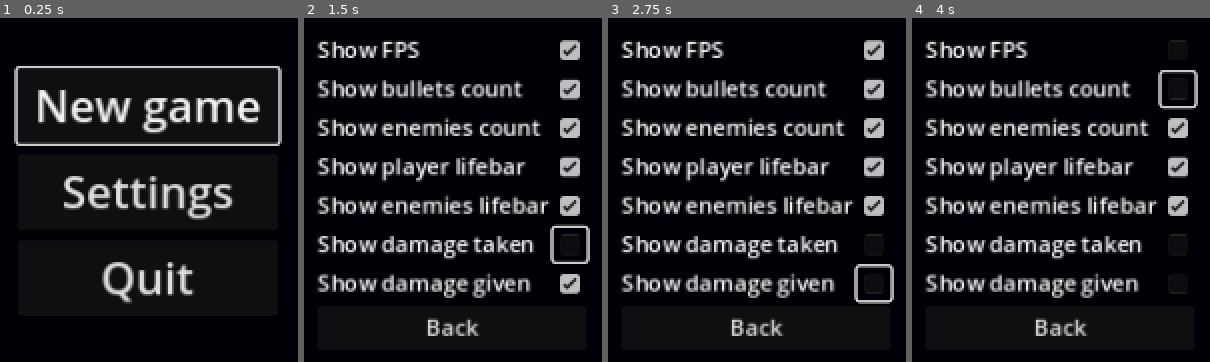
Above: before the commit, frames 1-4 (left to right).
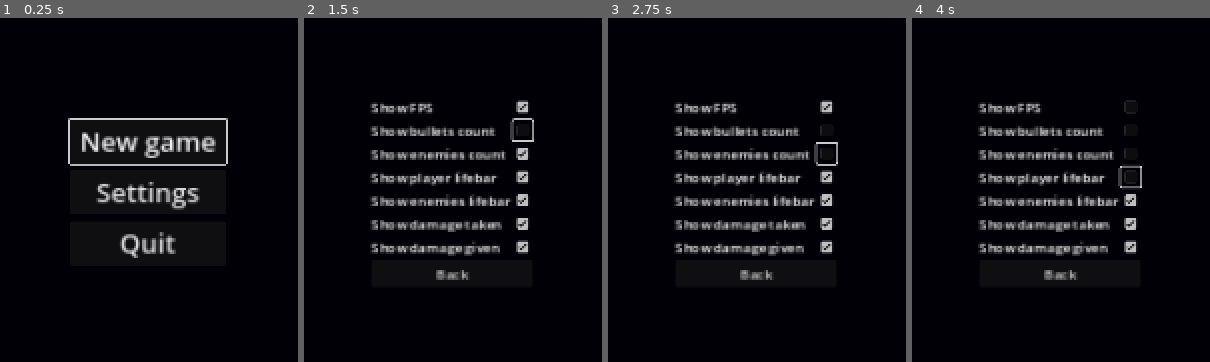
Above: after the commit, the same moments.

Repository: sebszczec/Bambo
Game: Godot game, scene res://scenes/start_menu.tscn
Two runs of this game, one before a commit and one after it. Both use one fixed random seed, a clock stepped at 60 frames per second and the inputs below.
Inputs (mouse positions are in pixels of both pictures, inside the frame that each line leads up to; where the layout moved, square brackets give the same spot in the first picture):
- Up to frame 1 (0.25 s): no input
- Up to frame 2 (1.5 s): click "Settings" at 0.5 s; click (521, 131) [569, 245] at 1.25 s
- Up to frame 3 (2.75 s): click (825, 152) [873, 282] at 2 s
- Up to frame 4 (4 s): click (1129, 107) [1177, 48] at 2.75 s; click (1129, 176) [1177, 90] at 3.5 s

The runs differ from the first frame. In frame 1, 15% of the frame differs, in the area x 4-95%, y 13-84%; in frame 2, 23%, in the area x 4-96%, y 6-93%; in frame 3, 23%; in frame 4, 22%.

Commit message:
work on gui

Diff:
--- a/project.godot
+++ b/project.godot
@@ -22,6 +22,8 @@
 
 [display]
 
+window/size/viewport_width=1920
+window/size/viewport_height=1080
 window/stretch/mode="canvas_items"
 
 [input]
--- a/scenes/settings_menu.tscn
+++ b/scenes/settings_menu.tscn
@@ -75,6 +75,12 @@
 [node name="Fps" type="CheckBox" parent="GridContainer/HBoxContainer/Checks"]
 layout_mode = 2
 
+[node name="BulletsCount" type="CheckBox" parent="GridContainer/HBoxContainer/Checks"]
+layout_mode = 2
+
+[node name="EnemiesCount" type="CheckBox" parent="GridContainer/HBoxContainer/Checks"]
+layout_mode = 2
+
 [node name="PlayerLifeBar" type="CheckBox" parent="GridContainer/HBoxContainer/Checks"]
 layout_mode = 2
 
@@ -87,21 +93,15 @@
 [node name="EnemyDamage" type="CheckBox" parent="GridContainer/HBoxContainer/Checks"]
 layout_mode = 2
 
-[node name="BulletsCount" type="CheckBox" parent="GridContainer/HBoxContainer/Checks"]
-layout_mode = 2
-
-[node name="EnemiesCount" type="CheckBox" parent="GridContainer/HBoxContainer/Checks"]
-layout_mode = 2
-
 [node name="BackButton" type="Button" parent="GridContainer"]
 layout_mode = 2
 text = "Back"
 
 [connection signal="toggled" from="GridContainer/HBoxContainer/Checks/Fps" to="." method="_on_fps_toggled"]
+[connection signal="toggled" from="GridContainer/HBoxContainer/Checks/BulletsCount" to="." method="_on_bullets_count_toggled"]
+[connection signal="toggled" from="GridContainer/HBoxContainer/Checks/EnemiesCount" to="." method="_on_enemies_count_toggled"]
 [connection signal="toggled" from="GridContainer/HBoxContainer/Checks/PlayerLifeBar" to="." method="_on_player_life_bar_toggled"]
 [connection signal="toggled" from="GridContainer/HBoxContainer/Checks/EnemyLifeBar" to="." method="_on_enemy_life_bar_toggled"]
 [connection signal="toggled" from="GridContainer/HBoxContainer/Checks/PlayerDamage" to="." method="_on_player_damage_toggled"]
 [connection signal="toggled" from="GridContainer/HBoxContainer/Checks/EnemyDamage" to="." method="_on_enemy_damage_toggled"]
-[connection signal="toggled" from="GridContainer/HBoxContainer/Checks/BulletsCount" to="." method="_on_bullets_count_toggled"]
-[connection signal="toggled" from="GridContainer/HBoxContainer/Checks/EnemiesCount" to="." method="_on_enemies_count_toggled"]
 [connection signal="pressed" from="GridContainer/BackButton" to="." method="_on_back_button_pressed"]
--- a/scenes/world.tscn
+++ b/scenes/world.tscn
@@ -6,15 +6,89 @@
 [ext_resource type="Script" path="res://scripts/game_logic.gd" id="1_ib5o5"]
 [ext_resource type="Script" path="res://scripts/world.gd" id="1_twfab"]
 [ext_resource type="Script" path="res://scripts/information_box.gd" id="2_0s2sw"]
+[ext_resource type="Texture2D" uid="uid://b0lkj0mqxepkp" path="res://resources/kenney_ui/shadow_bar.png" id="2_r3oad"]
+[ext_resource type="Texture2D" uid="uid://cptp57bt4v2y0" path="res://resources/kenney_ui/red_bar.png" id="3_p7qxo"]
+[ext_resource type="Texture2D" uid="uid://bqnlp20gumq0o" path="res://resources/kenney_ui/green_bar.png" id="4_ntn4d"]
+[ext_resource type="Texture2D" uid="uid://d2l2mqkf7t8ci" path="res://resources/kenney_ui/blue_bar.png" id="5_mptyy"]
 [ext_resource type="PackedScene" uid="uid://cf76yjmqmhyiw" path="res://scenes/pause_menu.tscn" id="7_cxjtb"]
 
 [sub_resource type="NavigationPolygon" id="NavigationPolygon_y1cda"]
-vertices = PackedVector2Array(2939, 1364, -1598, 1365.99, -1598, -1616, 2939, -1616.99)
+vertices = PackedVector2Array(2940, 1658, -1599.99, 1658, -1598, -1616, 2939, -1616.99)
 polygons = Array[PackedInt32Array]([PackedInt32Array(0, 1, 2, 3)])
-outlines = Array[PackedVector2Array]([PackedVector2Array(2949, 1374, -1608, 1376, -1608, -1626, 2949, -1627)])
+outlines = Array[PackedVector2Array]([PackedVector2Array(2950, 1668, -1610, 1668, -1608, -1626, 2949, -1627)])
 
 [node name="World" type="Node2D"]
 script = ExtResource("1_twfab")
+
+[node name="GUI" type="Control" parent="."]
+layout_mode = 3
+anchors_preset = 0
+offset_right = 40.0
+offset_bottom = 40.0
+metadata/_edit_group_ = true
+
+[node name="CanvasLayer" type="CanvasLayer" parent="GUI"]
+
+[node name="Panel" type="Panel" parent="GUI/CanvasLayer"]
+offset_left = 3.0
+offset_top = 971.0
+offset_right = 405.0
+offset_bottom = 1076.0
+
+[node name="LifeLabel" type="Label" parent="GUI/CanvasLayer/Panel"]
+layout_mode = 0
+offset_left = 5.0
+offset_top = 5.0
+offset_right = 45.0
+offset_bottom = 28.0
+text = "Life:
+"
+
+[node name="AfterburnerLabel" type="Label" parent="GUI/CanvasLayer/Panel"]
+layout_mode = 0
+offset_left = 5.0
+offset_top = 37.0
+offset_right = 60.0
+offset_bottom = 86.0
+text = "Afterburner:"
+
+[node name="ShieldLabel" type="Label" parent="GUI/CanvasLayer/Panel"]
+layout_mode = 0
+offset_left = 5.0
+offset_top = 69.0
+offset_right = 57.0
+offset_bottom = 92.0
+text = "Shield:
+"
+
+[node name="LifeBar" type="TextureProgressBar" parent="GUI/CanvasLayer/Panel"]
+layout_mode = 0
+offset_left = 132.0
+offset_top = 3.0
+offset_right = 372.0
+offset_bottom = 43.0
+value = 100.0
+texture_under = ExtResource("2_r3oad")
+texture_progress = ExtResource("3_p7qxo")
+
+[node name="AfterburnerBar" type="TextureProgressBar" parent="GUI/CanvasLayer/Panel"]
+layout_mode = 0
+offset_left = 132.0
+offset_top = 38.0
+offset_right = 372.0
+offset_bottom = 78.0
+value = 100.0
+texture_under = ExtResource("2_r3oad")
+texture_progress = ExtResource("4_ntn4d")
+
+[node name="ShieldBar" type="TextureProgressBar" parent="GUI/CanvasLayer/Panel"]
+layout_mode = 0
+offset_left = 132.0
+offset_top = 73.0
+offset_right = 372.0
+offset_bottom = 113.0
+texture_under = ExtResource("2_r3oad")
+texture_progress = ExtResource("5_mptyy")
 
 [node name="InformationBox" type="Control" parent="."]
 layout_mode = 3
@@ -54,16 +128,16 @@
 one_shot = true
 
 [node name="TextureRect" type="TextureRect" parent="."]
-offset_left = -1609.0
-offset_top = -2038.0
-offset_right = 2947.0
-offset_bottom = 962.0
+offset_left = -1600.0
+offset_top = -1752.0
+offset_right = 2956.0
+offset_bottom = 1248.0
 texture = ExtResource("1_2wts2")
 
 [node name="Player" parent="." instance=ExtResource("1_6neka")]
 
 [node name="NavigationRegion2D" type="NavigationRegion2D" parent="."]
-position = Vector2(-2, -408)
+position = Vector2(8, -416)
 navigation_polygon = SubResource("NavigationPolygon_y1cda")
 
 [node name="CanvasLayer" type="CanvasLayer" parent="."]
--- a/scripts/Bullet.gd
+++ b/scripts/Bullet.gd
@@ -25,9 +25,10 @@
 		velocity = velocity.bounce(collision.get_normal())
 
 func dispose():
-	if !isSetToFree:
-		isSetToFree = true
+	if isSetToFree:
 		return
+
+	isSetToFree = true
 
 	freeing.emit()
 	queue_free()
--- a/scripts/information_box.gd
+++ b/scripts/information_box.gd
@@ -16,6 +16,8 @@
 	var visualSettings = ConfigHandler.load_visuals()
 
 	showFps = visualSettings["show_fps"]
+	showEnemyCount = visualSettings["show_enemies_count"]
+	showBulletCount = visualSettings["show_bullets_count"]
 
 	fps_counter.visible = showFps
 	enemy_counter.visible = showEnemyCount
--- a/scripts/settings_menu.gd
+++ b/scripts/settings_menu.gd
@@ -15,7 +15,7 @@
 	fps.button_pressed = visualSettings["show_fps"]
 	playerLifebar.button_pressed = visualSettings["show_player_lifebar"]
 	enemyLifebar.button_pressed = visualSettings["show_enemies_lifebar"]
-	playerDamage.button_pressed = visualSettings["show_player_lifebar"]
+	playerDamage.button_pressed = visualSettings["show_damage_taken"]
 	enemyDamage.button_pressed = visualSettings["show_damage_given"]
 	bulletsCount.button_pressed = visualSettings["show_bullets_count"]
 	enemiesCount.button_pressed = visualSettings["show_enemies_count"]
--- a/scripts/world.gd
+++ b/scripts/world.gd
@@ -3,4 +3,5 @@
 # Called when the node enters the scene tree for the first time.
 func _ready() -> void:
 	Engine.max_fps = 60
+
 	pass # Replace with function body.
Not shown: 1 places in scenes/world.tscn that only renumber resources
